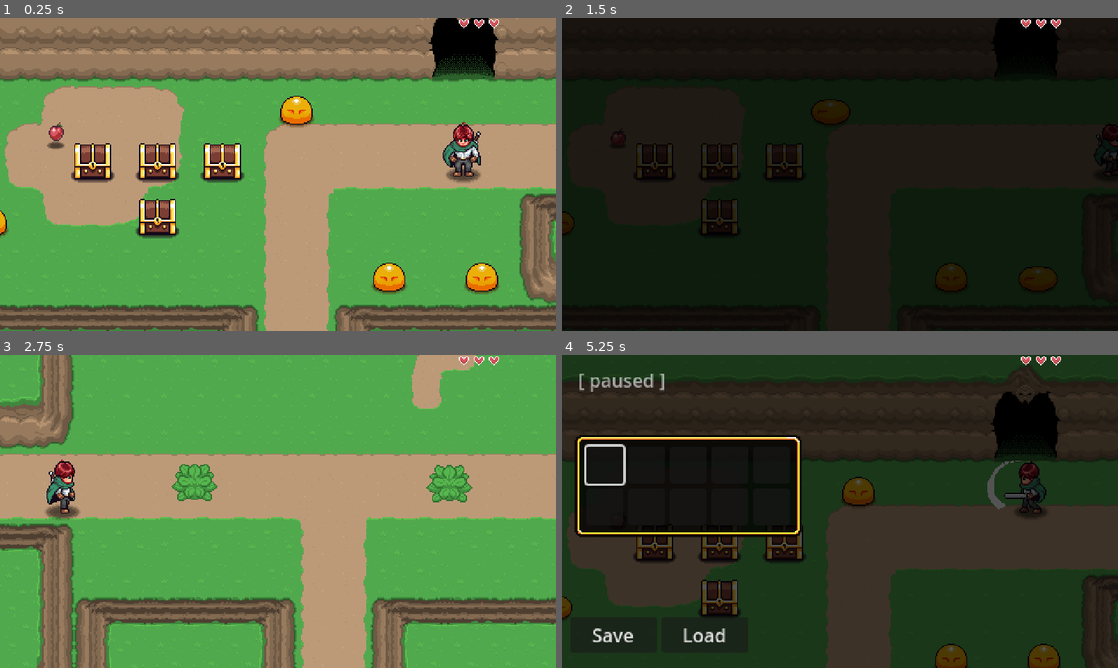
Above: before the commit, frames 1-4 (two rows, left to right).
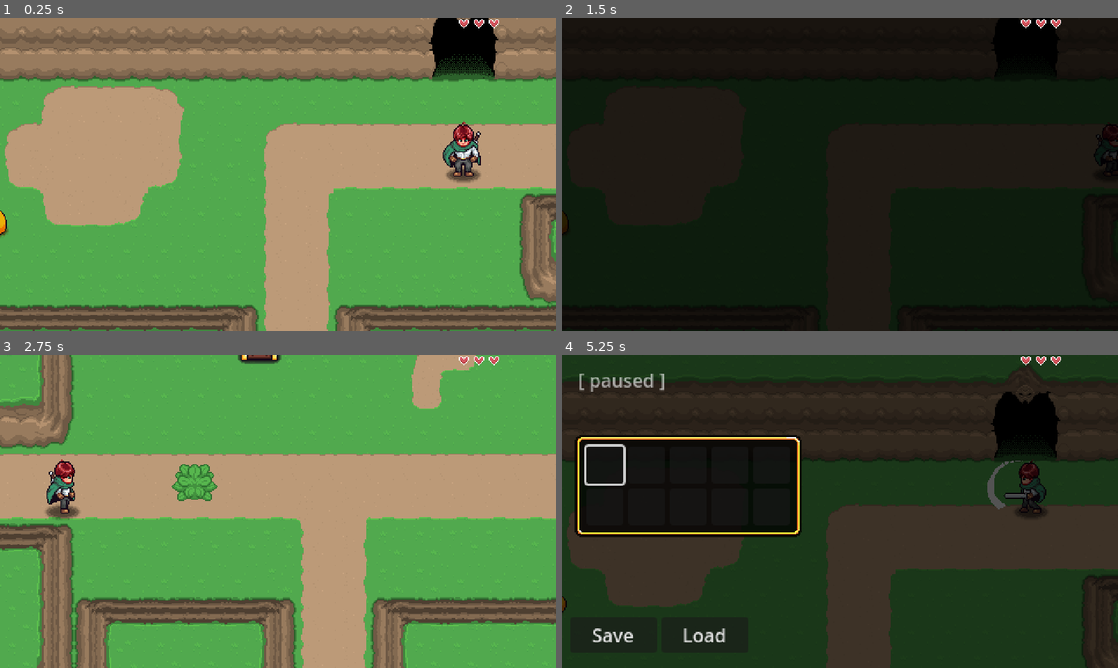
Above: after the commit, the same moments.

Repository: Jefferson000/root-among-the-stars
Game: Godot game, scene res://levels/area01/01.tscn
The game is run twice, just before and just after one commit, with the same random seed, the same clock (stepped at 60 frames per second) and the same inputs. Sound files missing from this copy of the repository are replaced by a short silence.
Inputs:
- Up to frame 1 (0.25 s): no input
- Up to frame 2 (1.5 s): tap Enter (interact) at 0.5 s; hold D (right) 0.53-1.28 s; hold Enter (interact) 0.53-1.28 s; hold S (down) from 1.28 s (still down); tap X (ability) at 1.35 s
- Up to frame 3 (2.75 s): tap Enter (interact) at 1.55, 2.3 s; release S (down) at 2.03 s; hold D (right) from 2.03 s (still down); hold J (attack) from 2.03 s (still down)
- Up to frame 4 (5.25 s): release D (right) at 2.78 s; release J (attack) at 2.78 s; hold W (up) 2.78-3.53 s; tap Enter (interact) at 2.85, 4.55 s; hold Enter (interact) 3.53-4.28 s; hold A (left) 3.53-5.03 s; tap Escape (pause) at 4.15 s; tap X (ability) at 4.35 s; hold S (down) from 5.03 s (still down); hold J (attack) from 5.03 s (still down)

The runs differ from the first frame. In frame 1, 5.0% of the frame differs, in the area x 8-90%, y 24-89%; in frame 2, 2.8%; in frame 3, 0.9%; in frame 4, 3.8%.

Commit message:
Music Manager

Diff:
--- /dev/null
+++ b/autoload/audio_manager.gd
@@ -0,0 +1,63 @@
+extends Node
+## Crossfades background music by toggling between two AudioStreamPlayers.
+## Call `play_music(stream)` to crossfade to a new track.
+
+# --- Constants / Tunables ---
+const PLAYER_COUNT: int = 2                 # Two players for ping-pong crossfading
+const VOLUME_FADE_IN_DB: float = 0.0        # Target volume when fully audible
+const VOLUME_FADE_OUT_DB: float = -40.0     # Floor volume when muted
+const DEFAULT_MUSIC_BUS: String = "Music"
+
+@export var music_bus: String = DEFAULT_MUSIC_BUS
+@export var fade_duration_seconds: float = 0.5
+
+# --- State ---
+var active_player_idx: int = 0
+var players: Array[AudioStreamPlayer] = []
+
+func _ready() -> void:
+	# Always process so tweens run even when the scene is paused.
+	process_mode = Node.PROCESS_MODE_ALWAYS
+
+	# Create the pool of audio players and initialize them muted on the correct bus.
+	for i in PLAYER_COUNT:
+		var p := AudioStreamPlayer.new()
+		add_child(p)
+		p.bus = music_bus
+		p.volume_db = VOLUME_FADE_OUT_DB
+		players.append(p)
+
+func play_music(stream: AudioStream) -> void:
+	# Ignore if there's nothing to play (alternatively, you could treat null as "stop music").
+	if stream == null:
+		return
+
+	# If we're already playing this exact stream on the active player, do nothing.
+	var current_player := players[active_player_idx]
+	if stream == current_player.stream:
+		return
+
+	# Flip to the other player (ping-pong) and assign the new stream.
+	active_player_idx = (active_player_idx + 1) % players.size()
+	var next_player: AudioStreamPlayer = players[active_player_idx]
+
+	# Ensure the next player starts from the fade-out floor, then play and fade up.
+	next_player.volume_db = VOLUME_FADE_OUT_DB
+	next_player.stream = stream
+	_play_and_fade_in(next_player)
+
+	# Fade out (and stop) whichever player was active before the flip.
+	var previous_idx := (active_player_idx + players.size() - 1) % players.size()
+	var prev_player := players[previous_idx]
+	_fade_out_and_stop(prev_player)
+
+func _play_and_fade_in(player: AudioStreamPlayer) -> void:
+	player.play(0)  # Start from the beginning (seek = 0)
+	var tween: Tween = create_tween()
+	tween.tween_property(player, "volume_db", VOLUME_FADE_IN_DB, fade_duration_seconds)
+
+func _fade_out_and_stop(player: AudioStreamPlayer) -> void:
+	var tween: Tween = create_tween()
+	tween.tween_property(player, "volume_db", VOLUME_FADE_OUT_DB, fade_duration_seconds)
+	await tween.finished
+	player.stop()
--- /dev/null
+++ b/default_bus_layout.tres
@@ -0,0 +1,15 @@
+[gd_resource type="AudioBusLayout" format=3 uid="uid://dwl08u7b5tny3"]
+
+[resource]
+bus/1/name = &"SFX"
+bus/1/solo = false
+bus/1/mute = false
+bus/1/bypass_fx = false
+bus/1/volume_db = 0.0
+bus/1/send = &"Master"
+bus/2/name = &"Music"
+bus/2/solo = false
+bus/2/mute = false
+bus/2/bypass_fx = false
+bus/2/volume_db = -10.074136
+bus/2/send = &"Master"
--- a/levels/Level.gd
+++ b/levels/Level.gd
@@ -1,9 +1,12 @@
 class_name  Level extends Node2D
+
+@export var music : AudioStream
 
 func _ready() -> void:
 	self.y_sort_enabled = true
 	PlayerManager.set_as_parent( self )
 	LevelManager.level_load_started.connect( _free_level )
+	AudioManager.play_music( music )
 
 func _free_level() -> void:
 	PlayerManager.unparent_player( self )
--- a/levels/area01/01.tscn
+++ b/levels/area01/01.tscn
@@ -1,19 +1,15 @@
-[gd_scene load_steps=12 format=4 uid="uid://b2o87xtjxaa2"]
+[gd_scene load_steps=7 format=4 uid="uid://b2o87xtjxaa2"]
 
 [ext_resource type="Script" uid="uid://cohctxg8evdaf" path="res://levels/Level.gd" id="1_l2ak3"]
 [ext_resource type="PackedScene" uid="uid://bcr6f7n3fl2rf" path="res://tilemaps/grass/grass.tscn" id="1_xlvri"]
 [ext_resource type="PackedScene" uid="uid://bshvgbqkuoyd1" path="res://levels/level_transition/level_transition.tscn" id="2_fl0jm"]
 [ext_resource type="PackedScene" uid="uid://dx4udcgwadoh" path="res://levels/spawn/player_spawn.tscn" id="2_sqbdx"]
-[ext_resource type="PackedScene" uid="uid://cltnqjedkaiq1" path="res://features/items/item_pickup/item_pickup.tscn" id="5_bklj5"]
 [ext_resource type="PackedScene" uid="uid://vmw7yyqw7eqj" path="res://features/enemies/slime/Slime.tscn" id="5_dh2nq"]
-[ext_resource type="Resource" uid="uid://dqo1mmfwo6462" path="res://features/items/resource/gem.tres" id="6_bklj5"]
-[ext_resource type="Resource" uid="uid://mfoecbfruv1c" path="res://features/items/resource/potion.tres" id="7_s4jhe"]
-[ext_resource type="PackedScene" uid="uid://bx0iwflgaxa5s" path="res://features/interactables/treasure_chest/treasure_chest.tscn" id="8_lkonf"]
-[ext_resource type="Resource" uid="uid://d1en7py2bkqkg" path="res://features/items/resource/apple.tres" id="9_skxhh"]
-[ext_resource type="Resource" uid="uid://neoo117tq8jj" path="res://features/items/resource/stone.tres" id="10_6ub2s"]
+[ext_resource type="AudioStream" uid="uid://dujn16esq57rg" path="res://music/example_music_01.ogg" id="6_bklj5"]
 
 [node name="01" type="Node2D"]
 script = ExtResource("1_l2ak3")
+music = ExtResource("6_bklj5")
 
 [node name="PlayerSpawn" parent="." instance=ExtResource("2_sqbdx")]
 position = Vector2(432, 144)
@@ -40,38 +36,5 @@
 center_player = true
 side = 2
 
-[node name="ItemPickup" parent="." instance=ExtResource("5_bklj5")]
-position = Vector2(80, 112)
-item_data = ExtResource("9_skxhh")
-
-[node name="Slime" parent="." instance=ExtResource("5_dh2nq")]
-position = Vector2(368, 240)
-
-[node name="Slime2" parent="." instance=ExtResource("5_dh2nq")]
-position = Vector2(448, 240)
-
-[node name="Slime3" parent="." instance=ExtResource("5_dh2nq")]
-position = Vector2(288, 96)
-
 [node name="Slime4" parent="." instance=ExtResource("5_dh2nq")]
 position = Vector2(24, 192)
-
-[node name="TreasureChest2" parent="." instance=ExtResource("8_lkonf")]
-position = Vector2(168, 136)
-item_data = ExtResource("7_s4jhe")
-quantity = 20
-
-[node name="TreasureChest5" parent="." instance=ExtResource("8_lkonf")]
-position = Vector2(168, 184)
-item_data = ExtResource("10_6ub2s")
-quantity = 20
-
-[node name="TreasureChest3" parent="." instance=ExtResource("8_lkonf")]
-position = Vector2(112, 136)
-item_data = ExtResource("6_bklj5")
-quantity = 2
-
-[node name="TreasureChest4" parent="." instance=ExtResource("8_lkonf")]
-position = Vector2(224, 136)
-item_data = ExtResource("9_skxhh")
-quantity = 2
--- a/levels/area01/02.tscn
+++ b/levels/area01/02.tscn
@@ -1,17 +1,17 @@
-[gd_scene load_steps=7 format=4 uid="uid://c63luiieq0wyx"]
+[gd_scene load_steps=9 format=4 uid="uid://c63luiieq0wyx"]
 
 [ext_resource type="Script" uid="uid://cohctxg8evdaf" path="res://levels/Level.gd" id="1_onu17"]
 [ext_resource type="PackedScene" uid="uid://bcr6f7n3fl2rf" path="res://tilemaps/grass/grass.tscn" id="2_8v06e"]
-[ext_resource type="PackedScene" uid="uid://dx4udcgwadoh" path="res://levels/spawn/player_spawn.tscn" id="3_qsp5h"]
+[ext_resource type="AudioStream" uid="uid://dujn16esq57rg" path="res://music/example_music_01.ogg" id="2_q55yv"]
 [ext_resource type="PackedScene" uid="uid://bshvgbqkuoyd1" path="res://levels/level_transition/level_transition.tscn" id="4_8v06e"]
 [ext_resource type="PackedScene" uid="uid://cmgq2ncgj6ec3" path="res://props/plant/plant.tscn" id="5_qsp5h"]
 [ext_resource type="PackedScene" uid="uid://bsv0oe81ki3tq" path="res://features/enemies/goblin/goblin.tscn" id="6_wvwyy"]
+[ext_resource type="PackedScene" uid="uid://bx0iwflgaxa5s" path="res://features/interactables/treasure_chest/treasure_chest.tscn" id="7_q55yv"]
+[ext_resource type="Resource" uid="uid://d1en7py2bkqkg" path="res://features/items/resource/apple.tres" id="8_kn07k"]
 
 [node name="01" type="Node2D"]
 script = ExtResource("1_onu17")
-
-[node name="PlayerSpawn" parent="." instance=ExtResource("3_qsp5h")]
-position = Vector2(45, 260)
+music = ExtResource("2_q55yv")
 
 [node name="Grass-01" parent="." instance=ExtResource("2_8v06e")]
 tile_map_data = PackedByteArray("AAAAAAAAAAADAAQAAAAAAAEAAAADAAUAAAAAAAIAAAADAAYAAAABAAAAAAADAAQAAAABAAEAAAADAAUAAAABAA …(3872 unchanged characters)…
@@ -36,8 +36,10 @@
 [node name="Plant" parent="." instance=ExtResource("5_qsp5h")]
 position = Vector2(168, 261)
 
-[node name="Plant2" parent="." instance=ExtResource("5_qsp5h")]
-position = Vector2(388, 262)
-
 [node name="Goblin" parent="." instance=ExtResource("6_wvwyy")]
 position = Vector2(297, 121)
+
+[node name="TreasureChest4" parent="." instance=ExtResource("7_q55yv")]
+position = Vector2(224, 136)
+item_data = ExtResource("8_kn07k")
+quantity = 2
--- a/levels/area01/03.tscn
+++ b/levels/area01/03.tscn
@@ -1,13 +1,15 @@
-[gd_scene load_steps=6 format=4 uid="uid://dhr1x7uev7nku"]
+[gd_scene load_steps=7 format=4 uid="uid://dhr1x7uev7nku"]
 
 [ext_resource type="Script" uid="uid://cohctxg8evdaf" path="res://levels/Level.gd" id="1_h3mut"]
+[ext_resource type="AudioStream" uid="uid://dujn16esq57rg" path="res://music/example_music_01.ogg" id="2_u1an8"]
 [ext_resource type="PackedScene" uid="uid://bcr6f7n3fl2rf" path="res://tilemaps/grass/grass.tscn" id="2_w3t87"]
 [ext_resource type="PackedScene" uid="uid://vmw7yyqw7eqj" path="res://features/enemies/slime/Slime.tscn" id="4_w3t87"]
 [ext_resource type="PackedScene" uid="uid://cmgq2ncgj6ec3" path="res://props/plant/plant.tscn" id="5_vh5kt"]
 [ext_resource type="PackedScene" uid="uid://bshvgbqkuoyd1" path="res://levels/level_transition/level_transition.tscn" id="6_u1an8"]
 
-[node name="01" type="Node2D"]
+[node name="03" type="Node2D"]
 script = ExtResource("1_h3mut")
+music = ExtResource("2_u1an8")
 
 [node name="Grass-01" parent="." instance=ExtResource("2_w3t87")]
 tile_map_data = PackedByteArray("AAAAAAEAAAANAAYAAAAAAAIAAAANAAcAAAABAAEAAAANAAYAAAABAAIAAAANAAcAAAACAAEAAAANAAYAAAACAA …(3248 unchanged characters)…
--- a/levels/dungeon/01.tscn
+++ b/levels/dungeon/01.tscn
@@ -1,6 +1,7 @@
-[gd_scene load_steps=9 format=4 uid="uid://dg4ap5rhvqlbd"]
+[gd_scene load_steps=10 format=4 uid="uid://dg4ap5rhvqlbd"]
 
 [ext_resource type="Script" uid="uid://cohctxg8evdaf" path="res://levels/Level.gd" id="1_qdksj"]
+[ext_resource type="AudioStream" uid="uid://cj11271xdeh5" path="res://music/example_music_03.ogg" id="2_h7tt5"]
 [ext_resource type="PackedScene" uid="uid://blqlnjuo86yoj" path="res://tilemaps/dungeon/dungeon.tscn" id="2_ipf7o"]
 [ext_resource type="PackedScene" uid="uid://bshvgbqkuoyd1" path="res://levels/level_transition/level_transition.tscn" id="4_aur88"]
 [ext_resource type="PackedScene" uid="uid://bkrdmspejq7tt" path="res://features/interactables/dungeon/preasure_plate/preasure_plate.tscn" id="5_xjgqt"]
@@ -11,6 +12,7 @@
 
 [node name="01" type="Node2D"]
 script = ExtResource("1_qdksj")
+music = ExtResource("2_h7tt5")
 
 [node name="Dungeon" parent="." instance=ExtResource("2_ipf7o")]
 tile_map_data = PackedByteArray("AAAOAAAAAAAOAAAAAAAOAAEAAAAOAAEAAAAOAAIAAAAOAAIAAAAOAAMAAAAOAAMAAAAOAAQAAAAOAAMAAAAOAA …(2992 unchanged characters)…
--- a/project.godot
+++ b/project.godot
@@ -18,6 +18,7 @@
 
 [autoload]
 
+AudioManager="*res://autoload/audio_manager.gd"
 LevelManager="*res://autoload/level_manager.gd"
 PlayerHud="*res://features/ui/hud/player_hud.tscn"
 PlayerManager="*res://autoload/player_manager.gd"
Not shown, changed: NOTAS.txt
Not shown, added: autoload/audio_manager.gd.uid
Not shown, added: music/example_music_01.ogg.import
Not shown, added: music/example_music_02.ogg.import
Not shown, added: music/example_music_03.ogg.import
Not shown, added: music/example_music_01.ogg
Not shown, added: music/example_music_02.ogg
Not shown, added: music/example_music_03.ogg
